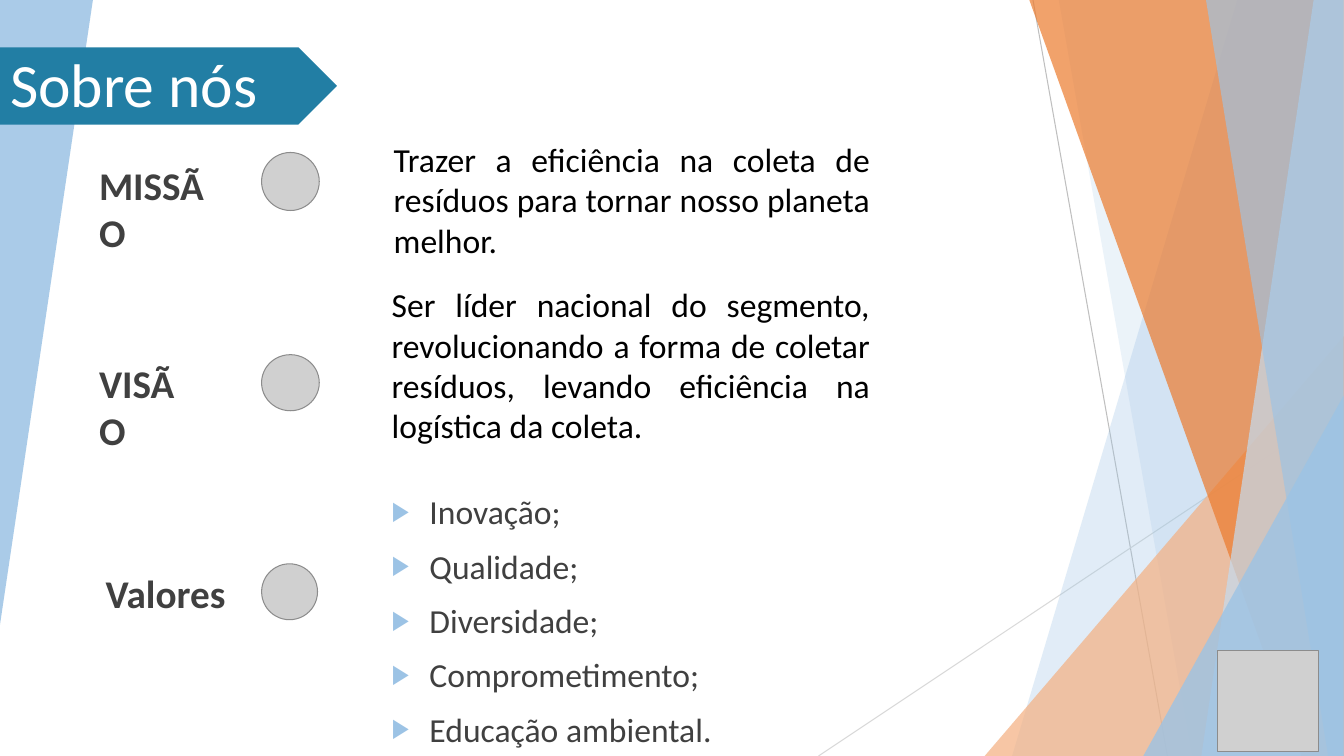
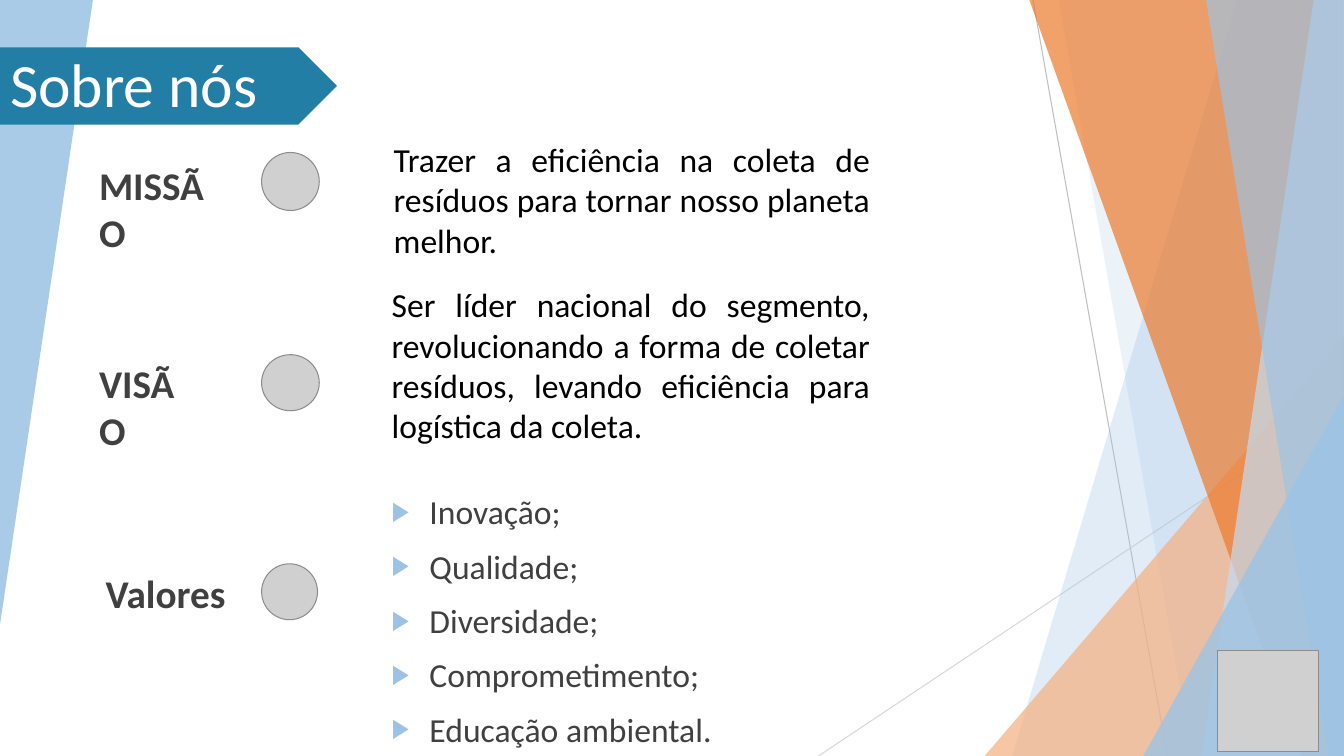
Before and after one commit to Stefany-hub/Projeto2.0, a slide deck: slide 3 of apresentação/MIT PPT (Projeto 2.0).pptx. Drawn at 1344x756 pixels with LibreOffice and Linux fonts; fonts in the diff are those of the drawing; grey boxes stand for pictures. Boxes give left, top, right and bottom in pixels: in the first picture for what was removed or moved away, otherwise in the second. Text is boxed around its words. In the diff, an @@ line names an element or a change of style, - is before the commit and + after.

```diff
--- a/apresentação/MIT PPT (Projeto 2.0).pptx
+++ b/apresentação/MIT PPT (Projeto 2.0).pptx
@@ text at (392, 293, 870, 444): text changed @@
-Ser líder nacional do segmento, revolucionando a forma de coletar resíduos, levando eficiência na logística da coleta.
+Ser líder nacional do segmento, revolucionando a forma de coletar resíduos, levando eficiência para logística da coleta.
```
Also in this commit, not shown: 6 other slides changed, 1 slide added, 2 slides removed.
